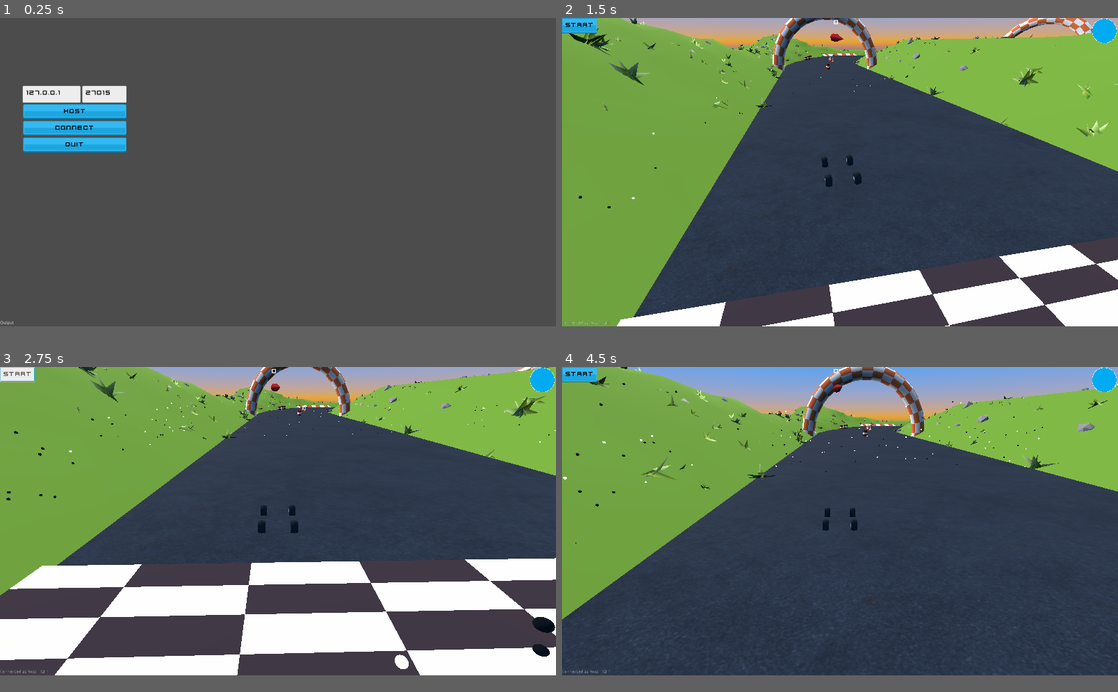
Above: before the commit, frames 1-4 (two rows, left to right).
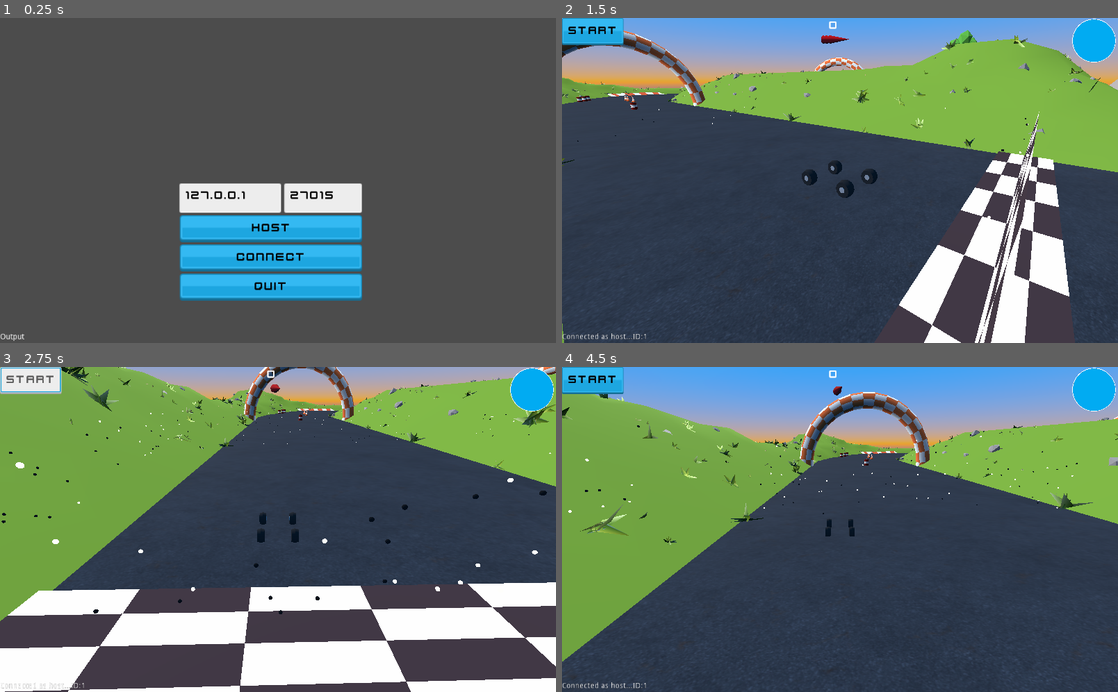
Above: after the commit, the same moments.

Repository: AssafDamari/cars_mp
Game: Godot game, scene res://scenes/main.tscn
The game is run twice, just before and just after one commit, with the same random seed, the same clock (stepped at 60 frames per second) and the same inputs.
Inputs (mouse positions are in pixels of both pictures, inside the frame that each line leads up to):
- Up to frame 1 (0.25 s): no input
- Up to frame 2 (1.5 s): tap Enter at 0.5 s; move the mouse to (962, 157) at 0.52 s; hold D (right) 0.53-1.25 s; click (962, 157) at 0.6 s; tap Space (jump) at 0.77 s; click "Host" at 1.25 s
- Up to frame 3 (2.75 s): click "Start" at 2 s
- Up to frame 4 (4.5 s): click "Start" at 2.75 s; move the mouse to (812, 523) at 3.52 s; hold W (forward) from 3.53 s (still down); right-click (812, 523) at 3.6 s; tap Space (jump) at 3.77 s; move the mouse to (851, 516) at 4.27 s; hold Shift (sprint) from 4.28 s (still down)
In our replay, the window is 800x444 before the commit and 800x468 after it. These sizes can differ from the game's own. Grey fills any space a smaller window leaves; there, only what the larger window draws over its background counts as a difference.

The runs differ from the first frame. In frame 1, 15% of the frame differs, in the area x 0-66%, y 20-100%; in frame 2, 53%, in the area x 0-100%, y 0-100%; in frame 3, 35%; in frame 4, 28%.

Commit message:
fix car collisions

Diff:
--- a/project.godot
+++ b/project.godot
@@ -54,11 +54,6 @@
 RegisteredPlayers="*res://scripts/registered_players.gd"
 SignalManager="*res://scripts/SignalManager.gd"
 
-[display]
-
-window/size/width=1800
-window/size/height=1000
-
 [global]
 
 driver=false
@@ -108,6 +103,11 @@
  ]
 }
 
+[layer_names]
+
+3d_physics/layer_1="main"
+3d_physics/layer_2="car_body_collision"
+
 [node]
 
 name_num_separator=2
--- a/scenes/barrel.tscn
+++ b/scenes/barrel.tscn
@@ -31,6 +31,7 @@
 
 [node name="area" type="Area" parent="."]
 transform = Transform( 1, 0, 0, 0, 1, 0, 0, 0, 1, 0, 0.345344, 0 )
+collision_mask = 3
 
 [node name="collision_shape" type="CollisionShape" parent="area"]
 shape = SubResource( 2 )
--- a/scenes/cannon_ball.tscn
+++ b/scenes/cannon_ball.tscn
@@ -12,6 +12,7 @@
 [node name="cannon_ball" type="RigidBody" groups=[
 "cannon_balls",
 ]]
+collision_mask = 3
 continuous_cd = true
 contacts_reported = 1
 contact_monitor = true
--- a/scenes/character.tscn
+++ b/scenes/character.tscn
@@ -52,9 +52,11 @@
 absorbent = true
 
 [sub_resource type="SphereShape" id=9]
-radius = 0.8
+radius = 1.5
 
 [sub_resource type="SphereMesh" id=10]
+radius = 1.5
+height = 3.0
 
 [node name="character" type="Spatial" groups=[
 "Characters",
@@ -64,9 +66,8 @@
 [node name="car_mesh" parent="." instance=ExtResource( 2 )]
 
 [node name="ray_cast" type="RayCast" parent="car_mesh"]
-transform = Transform( 1, 0, 0, 0, 1, 0, 0, 0, 1, 0, 0.856127, 0 )
 enabled = true
-cast_to = Vector3( 0, -2, 0 )
+cast_to = Vector3( 0, -5, 0 )
 
 [node name="stun_particle" type="Particles" parent="car_mesh"]
 transform = Transform( 0.0341669, -0.999416, 0, 0.999416, 0.0341669, 0, 0, 0, 1, 0, 0.163276, 0 )
@@ -83,16 +84,12 @@
 [node name="trail_patricles" parent="car_mesh/trails" instance=ExtResource( 4 )]
 transform = Transform( 1, 0, 0, 0, 1, 0, 0, 0, 1, -0.769127, -0.155798, 0.839659 )
 emitting = false
-amount = 64
 speed_scale = 3.0
-randomness = 1.0
 
 [node name="trail_patricles_2" parent="car_mesh/trails" instance=ExtResource( 4 )]
 transform = Transform( 1, 0, 0, 0, 1, 0, 0, 0, 1, 0.840322, -0.155798, 0.839659 )
 emitting = false
-amount = 64
 speed_scale = 3.0
-randomness = 1.0
 
 [node name="muzzle" type="Position3D" parent="car_mesh"]
 transform = Transform( 1, 0, 0, 0, 1, 0, 0, 0, 1, 0, 2.22929, -2.78971 )
@@ -105,15 +102,14 @@
 stream = ExtResource( 7 )
 
 [node name="Ball" type="RigidBody" parent="."]
-collision_layer = 3
-mass = 4.0
+mass = 6.0
 physics_material_override = SubResource( 8 )
 gravity_scale = 10.0
 continuous_cd = true
 contacts_reported = 1
 contact_monitor = true
-linear_damp = 0.3
-angular_damp = 10.0
+linear_damp = 1.0
+angular_damp = 5.0
 
 [node name="collision_shape" type="CollisionShape" parent="Ball"]
 shape = SubResource( 9 )
--- a/scenes/cone.tscn
+++ b/scenes/cone.tscn
@@ -55,10 +55,11 @@
 
 [node name="collision_shape" type="Area" parent="."]
 transform = Transform( 0.5, 0, 0, 0, 1, 0, 0, 0, 0.5, 0, 0, 0 )
+collision_mask = 3
 
 [node name="collision_shape" type="CollisionShape" parent="collision_shape"]
 transform = Transform( 1, 0, 0, 0, 1, 0, 0, 0, 1, 0, 1.24098, 0 )
-shape = SubResource( 6 )
+shape = SubResource( 2 )
 
 [node name="particles_red" type="Particles" parent="."]
 transform = Transform( 1, 0, 0, 0, 1, 0, 0, 0, 1, 0, 1.06688, 0 )
--- a/scenes/lunch_pad.tscn
+++ b/scenes/lunch_pad.tscn
@@ -72,33 +72,28 @@
 [node name="collision_shape_2" type="CollisionShape" parent="walls"]
 transform = Transform( 0.00617848, 0, 0.999981, 0, 1, 0, -0.999981, 0, 0.00617848, 15.7405, 4.66531, 1.57567 )
 shape = SubResource( 2 )
-disabled = true
 
 [node name="collision_shape" type="CollisionShape" parent="walls"]
 transform = Transform( 1, 0, 0, 0, 1, 0, 0, 0, 1, 0, 4.66531, -14.3187 )
 shape = SubResource( 2 )
-disabled = true
 
 [node name="collision_shape_3" type="CollisionShape" parent="walls"]
 transform = Transform( 0.00617848, 0, 0.999981, 0, 1, 0, -0.999981, 0, 0.00617848, -16.054, 4.66531, 1.57567 )
 shape = SubResource( 2 )
-disabled = true
 
 [node name="collision_shape_4" type="CollisionShape" parent="walls"]
 transform = Transform( 1, 0, 0, 0, 1, 0, 0, 0, 1, -0.283733, 4.66531, 17.3816 )
 shape = SubResource( 2 )
-disabled = true
 
 [node name="particles" type="Particles" parent="walls"]
 transform = Transform( 1, 0, 0, 0, 1, 0, 0, 0, 1, 16.2546, 2.30626, 0.977447 )
-material_override = SubResource( 5 )
+material_override = SubResource( 3 )
 amount = 64
 lifetime = 2.0
-speed_scale = 0.8
 randomness = 1.0
 visibility_aabb = AABB( -1.87665, -6.90881, -16.2941, 3.7533, 13.8176, 32.5882 )
-process_material = SubResource( 3 )
-draw_pass_1 = SubResource( 4 )
+process_material = SubResource( 4 )
+draw_pass_1 = SubResource( 5 )
 
 [node name="particles_2" type="Particles" parent="walls/particles"]
 material_override = SubResource( 6 )
@@ -132,15 +127,15 @@
 draw_pass_1 = SubResource( 8 )
 
 [node name="particles_3" type="Particles" parent="walls"]
-transform = Transform( -0.0139098, 0, 0.999903, 0, 1, 0, -0.999903, 0, -0.0139098, -0.715584, 2.30626, -15.7583 )
-material_override = SubResource( 5 )
+transform = Transform( -0.0139098, 0, 0.999903, 0, 1, 0, -0.999903, 0, -0.0139098, -0.715584, 2.30626, -12.8001 )
+material_override = SubResource( 3 )
 amount = 64
 lifetime = 2.0
 speed_scale = 0.8
 randomness = 1.0
 visibility_aabb = AABB( -1.87665, -6.90881, -16.2941, 3.7533, 13.8176, 32.5882 )
-process_material = SubResource( 3 )
-draw_pass_1 = SubResource( 4 )
+process_material = SubResource( 4 )
+draw_pass_1 = SubResource( 5 )
 
 [node name="particles_2" type="Particles" parent="walls/particles_3"]
 material_override = SubResource( 6 )
--- a/scenes/main.tscn
+++ b/scenes/main.tscn
@@ -25,12 +25,16 @@
 visible = false
 
 [node name="menu" type="Control" parent="display"]
-anchor_bottom = 1.0
-margin_left = 73.103
-margin_top = 215.071
-margin_right = 348.103
-margin_bottom = -209.929
+anchor_left = 0.5
+anchor_top = 0.5
+anchor_right = 0.5
+anchor_bottom = 0.5
+margin_left = -182.0
+margin_right = 182.0
 grow_horizontal = 2
+__meta__ = {
+"_edit_use_anchors_": false
+}
 
 [node name="text_edit_ip" type="TextEdit" parent="display/menu"]
 margin_top = 5.0
--- a/scenes/map.tscn
+++ b/scenes/map.tscn
@@ -20,8 +20,7 @@
 
 [node name="road" parent="." instance=ExtResource( 2 )]
 transform = Transform( 1, 0, 0, 0, 1, 0, 0, 0, 1, 0, 0, 0 )
-
-[node name="obstcles" type="Spatial" parent="."]
+collision_layer = 3
 
 [node name="bridge" parent="." instance=ExtResource( 3 )]
 transform = Transform( 0.996793, -2.25671e-05, 0.112568, 0.000107065, 0.999999, -0.00147944, -0.0800266, 0.00105695, 1.40212, 0, 0, -11.6126 )
--- a/scenes/pickup.tscn
+++ b/scenes/pickup.tscn
@@ -39,6 +39,7 @@
 
 [node name="area" type="Area" parent="."]
 gravity = 0.0
+collision_mask = 3
 
 [node name="collision_shape" type="CollisionShape" parent="area"]
 shape = SubResource( 1 )
--- a/scenes/rocket.tscn
+++ b/scenes/rocket.tscn
@@ -11,6 +11,7 @@
 radius = 0.428174
 
 [node name="rocket" type="KinematicBody"]
+collision_mask = 3
 script = ExtResource( 2 )
 
 [node name="missile_mesh" parent="." instance=ExtResource( 1 )]
@@ -22,6 +23,7 @@
 
 [node name="area" type="Area" parent="."]
 transform = Transform( 1, 0, 0, 0, 1, 0, 0, 0, 1, 0, 0, -0.0854273 )
+collision_mask = 3
 
 [node name="collision_shape" type="CollisionShape" parent="area"]
 transform = Transform( 1, 0, 0, 0, 1, 0, 0, 0, 1, 0, 0, -0.306123 )
--- a/scenes/tree1.tscn
+++ b/scenes/tree1.tscn
@@ -22,6 +22,7 @@
 height = 4.10555
 
 [node name="tree1" type="StaticBody"]
+collision_mask = 3
 
 [node name="Cube" type="MeshInstance" parent="."]
 mesh = SubResource( 1 )
--- a/scripts/booster.gd
+++ b/scripts/booster.gd
@@ -1,7 +1,7 @@
 extends Spatial
 
 var ball
-var speed_input = 40
+var speed_input = 60
 
 func _ready():
 	ball = get_parent().get_owner().get_node("Ball")
--- a/scripts/camera.gd
+++ b/scripts/camera.gd
@@ -1,7 +1,7 @@
 extends Camera
 
 # Controls how fast the camera moves
-export var lerp_speed = 14.0
+export var lerp_speed = 7.0
 #var MOUSE_SENSITIVITY = 1
 var offset = Vector3(0, 5, 9)
 # Get a reference to the character this controller is controlling
--- a/scripts/character.gd
+++ b/scripts/character.gd
@@ -22,11 +22,11 @@
 var cmd = [false, false, false, false, false, false, false, false]
 
 # Where to place the car mesh relative to the sphere
-var sphere_offset = Vector3(0, -0.8, 0)
+var sphere_offset = Vector3(0, -0.9, 0)
 # Engine power
-var acceleration = 50
+var acceleration = 70
 # initial speed
-var speed = 7
+var speed = 10
 # Turn amount, in degrees
 var steering = 1.0
 # How quickly the car turns
@@ -36,7 +36,7 @@
 # Variables for input values
 var speed_input = 0
 var rotate_input = 0
-var body_tilt = 85
+var body_tilt = 110
 var shooting_force_factor = 3
 var controller_is_player = false
 var controller_is_peer = false
@@ -75,7 +75,7 @@
 		car_mesh.global_transform = car_mesh.global_transform.orthonormalized()
 		# tilt body for effect
 		var t = -rotate_input * ball.linear_velocity.length() / body_tilt
-		car_mesh.rotation.z = lerp(car_mesh.rotation.z, t, 7 * delta)
+		car_mesh.rotation.z = lerp(car_mesh.rotation.z, t, 10 * delta)
 
 	# Keep the car mesh aligned with the sphere
 	car_mesh.transform.origin = ball.transform.origin + sphere_offset
Not shown: 4 places in scenes/cone.tscn that only renumber resources
Not shown: 4 places in scenes/lunch_pad.tscn that only renumber resources
